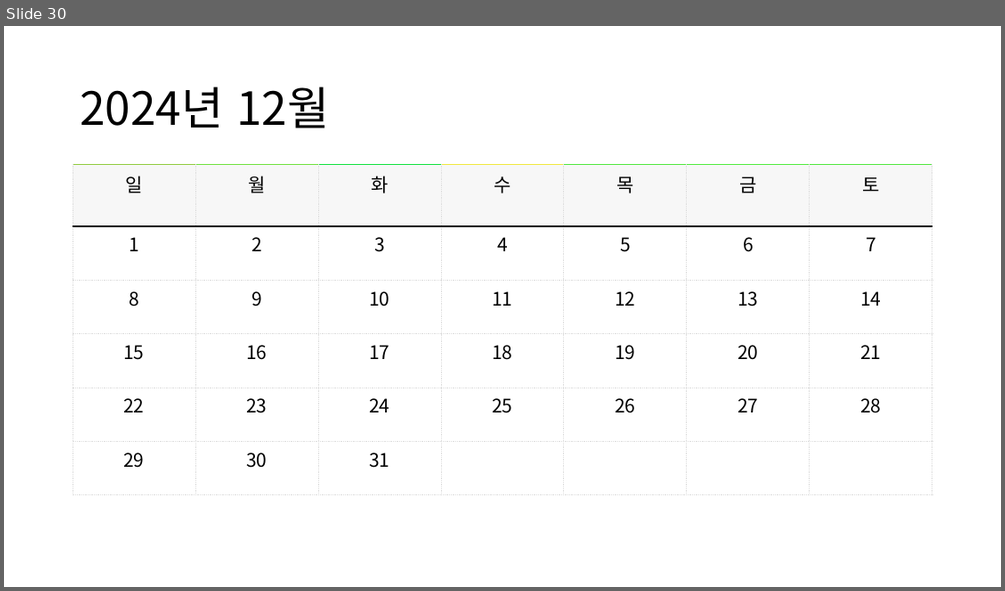
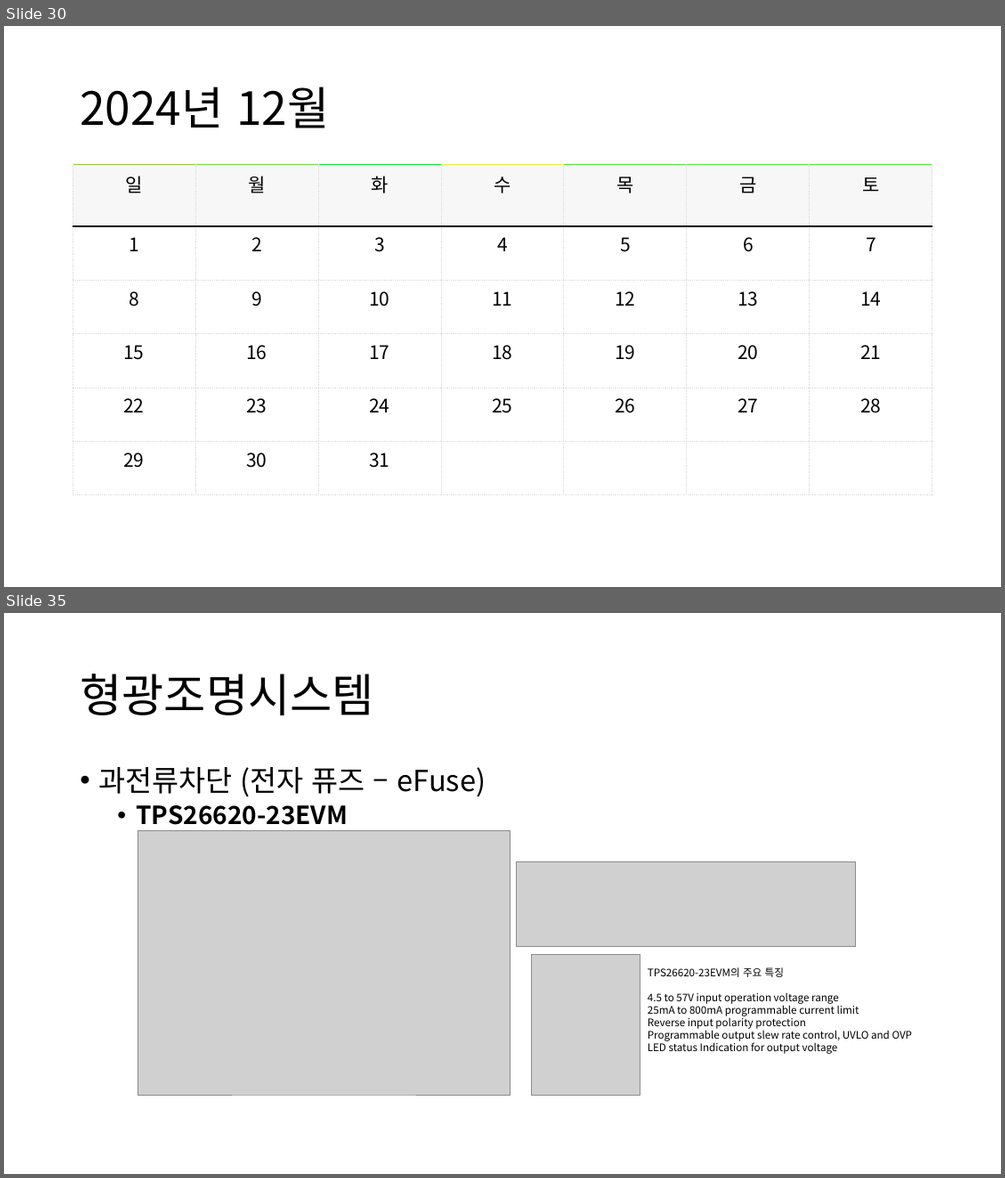
Before and after one commit to ShinYongDae/MyJob, a slide deck: HW제어그룹_프로젝트상태보고서.pptx. Shown one above the other, each under a label of ours: slide 30 before the commit, slides 30 and 35 after it; the slides between them are not shown. The pictures are 1005x591 and 1005x1178 pixels, drawn with LibreOffice and Linux fonts; fonts in the diff are those of the drawing; grey boxes stand for pictures. Boxes give left, top, right and bottom in pixels: in the first picture for what was removed or moved away, otherwise in the second. Text is boxed around its words. In the diff, an @@ line names an element or a change of style, - is before the commit and + after.

Commit message:
Add eFuse

```diff
--- a/HW제어그룹_프로젝트상태보고서.pptx
+++ b/HW제어그룹_프로젝트상태보고서.pptx
@@ slide 35 added at [4, 613, 1001, 1174], background #FFFFFF @@
@@ title added at [80, 674, 374, 715], 44 pt, text #000000 @@
+형광조명시스템
@@ text added at [98, 767, 486, 831], 28 pt, text #000000 @@
+• 과전류차단 (전자 퓨즈 – eFuse)
+  • TPS26620-23EVM
@@ picture added at [138, 831, 510, 1094] @@
@@ picture added at [517, 862, 856, 946] @@
@@ picture added at [532, 954, 640, 1094] @@
@@ text added at [647, 967, 913, 1054], 10 pt, text #000000 @@
+TPS26620-23EVM의 주요 특징
+4.5 to 57V input operation voltage range
+25mA to 800mA programmable current limit
+Reverse input polarity protection
+Programmable output slew rate control, UVLO and OVP
+LED status Indication for output voltage
```
Also in this commit, not shown: 2 slides changed, 5 other slides added.
